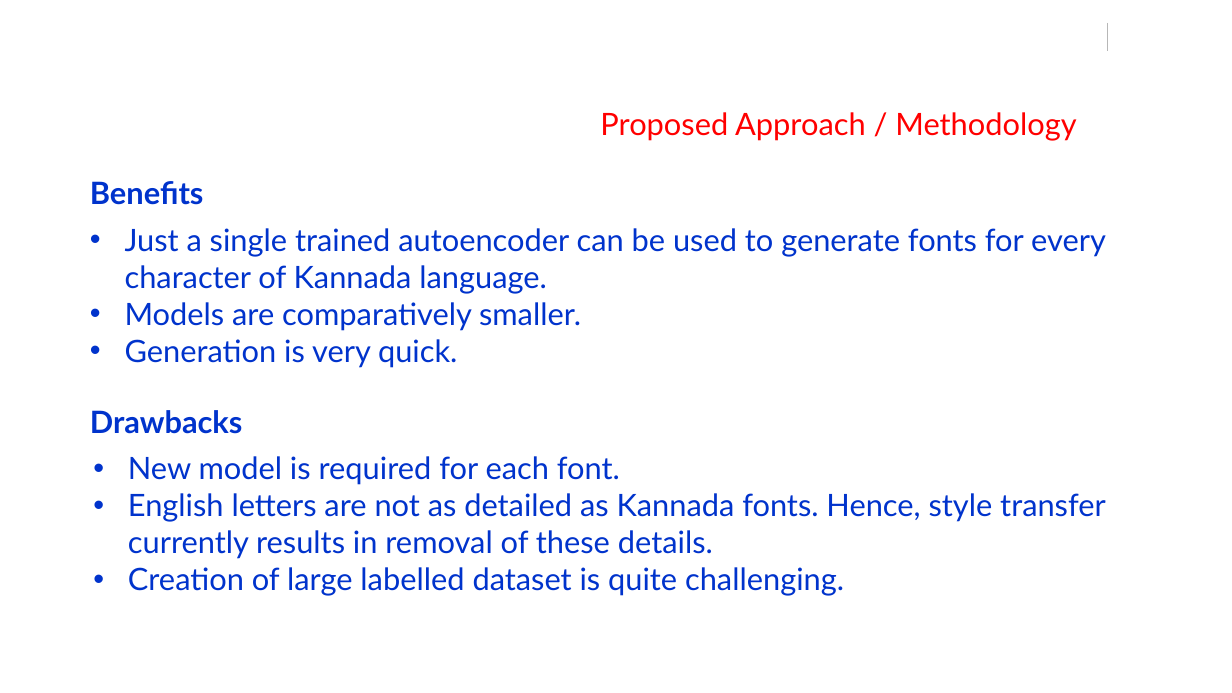
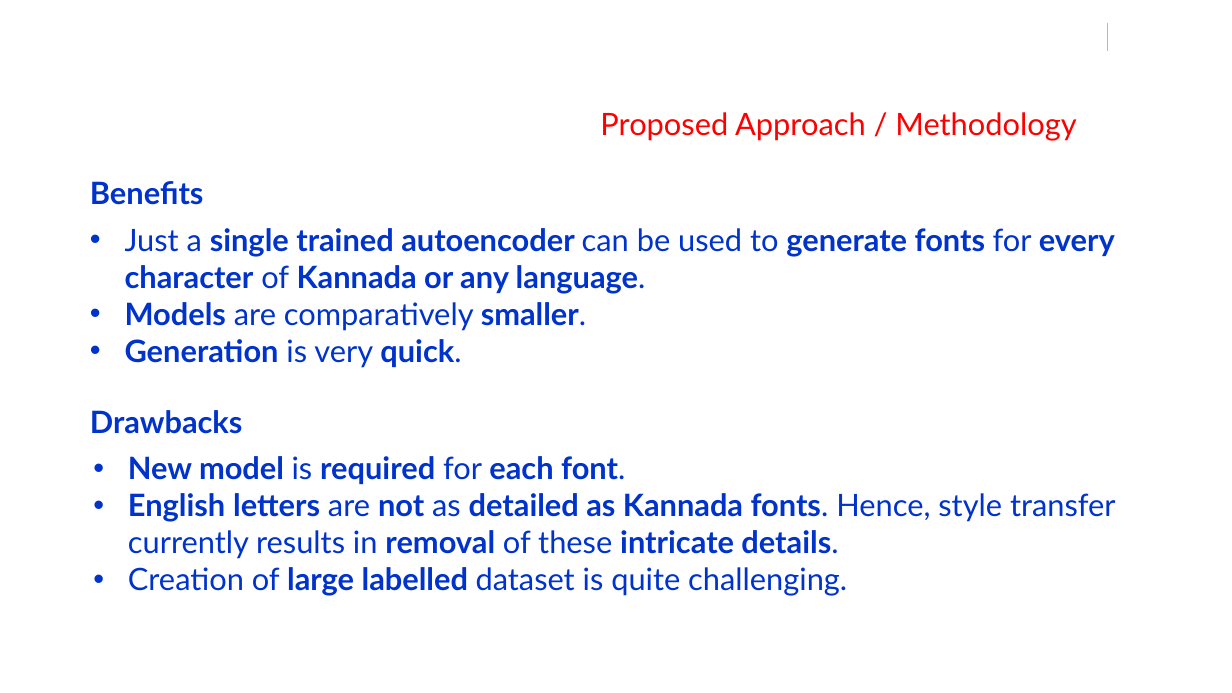
Before and after one commit to saahil-jain/Font_Style_Transfer, a slide deck: slide 20 of Documents/REVIEW - 2 - UE17CS490B – Capstone Project Phase – 2.pptx (slide 19 before the commit). Drawn at 1232x693 pixels with LibreOffice and Linux fonts; fonts in the diff are those of the drawing; background and template pictures are left out. Boxes give left, top, right and bottom in pixels: in the first picture for what was removed or moved away, otherwise in the second. Text is boxed around its words. In the diff, an @@ line names an element or a change of style, - is before the commit and + after.

```diff
--- a/Documents/REVIEW - 2 - UE17CS490B – Capstone Project Phase – 2.pptx
+++ b/Documents/REVIEW - 2 - UE17CS490B – Capstone Project Phase – 2.pptx
@@ text at (125, 228, 1115, 294): text changed; bold on @@
-• Just a single trained autoencoder can be used to generate fonts for every character of Kannada language.
+• Just a single trained autoencoder can be used to generate fonts for every character of Kannada or any language.
@@ text at (125, 302, 586, 368): bold on in "Models smaller.", "Generation quick." @@
@@ text at (128, 456, 847, 596): bold on in "New model required each font.", "large labelled" @@
@@ text at (128, 493, 1116, 559): text changed; bold on @@
-• English letters are not as detailed as Kannada fonts. Hence, style transfer currently results in removal of these details.
+• English letters are not as detailed as Kannada fonts. Hence, style transfer currently results in removal of these intricate details.
```
Also in this commit, not shown: 6 other slides changed, 1 slide added, 1 slide removed.
